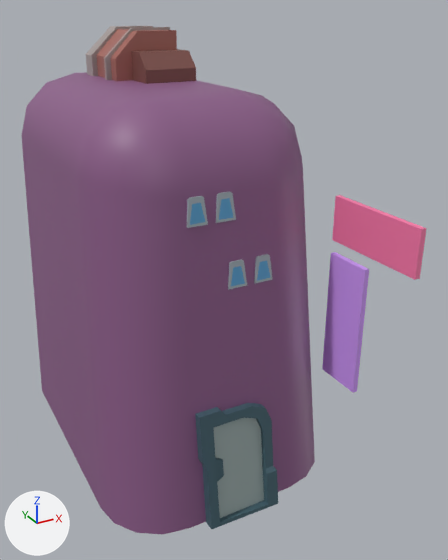
What one commit did to the FBX model Assets/Models/Crossing/Crossing_Buildings/Individual_Buildings/SouthEast_House_04.fbx.
Both versions are drawn from a 50 mm camera at (0.241, -1.239, 0.274) aimed at (0.406, -0.938, 0.124). Arrows for +X, +Y and +Z are at lower left; the lights stay in place. Where no turn or scale is listed for an object, it has been applied to the vertices. Vertices at the same position are counted once.

Objects in the first picture: 'SouthEast_House_04'.
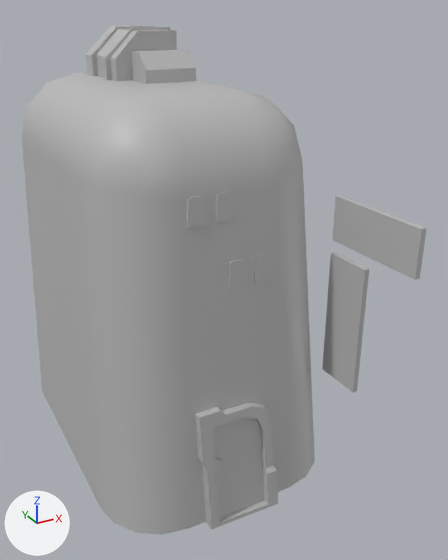
Edits to the bpy script that builds the scene:
```text
Add mat_environment_02:
    mat_environment_02 = principled_material('Environment_02')
    mat_environment_02.base_color = (0.5, 0.5, 0.5)  # grey #bcbcbc
Change me_mesh:
    where me_mesh.from_pydata(...)  # 234 vertices, 195 faces; spans x -0.074..0.074, y -0.115..0.115, z -0.132..0.132
    used by ob_southeast_house_04; location = (0.3883, -0.9251, 0.131)
    me_mesh part 1: all 183 faces that had it switch from mat_flatcolorbase4 (picture img_plaza_05_diffuse_jpg) to mat_environment_02 (grey #bcbcbc)
    me_mesh part 2: all 12 faces that had it switch from mat_light_illuminate4 (picture img_lights_jpg) to mat_environment_02 (grey #bcbcbc)
```

Pixel boxes [x1, y1, x2, y2] of what changed, in the pictures (448 x 560 px):
part 1 of me_mesh, recoloured (purple to grey)
    both: [21, 26, 315, 534]
part 2 of me_mesh, recoloured
    both: [322, 195, 427, 392]
